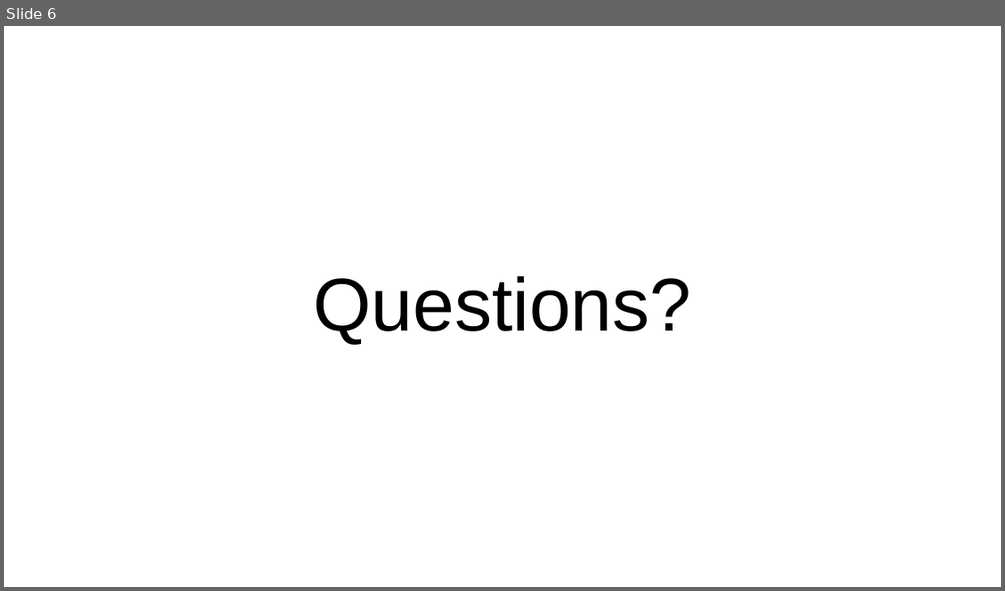
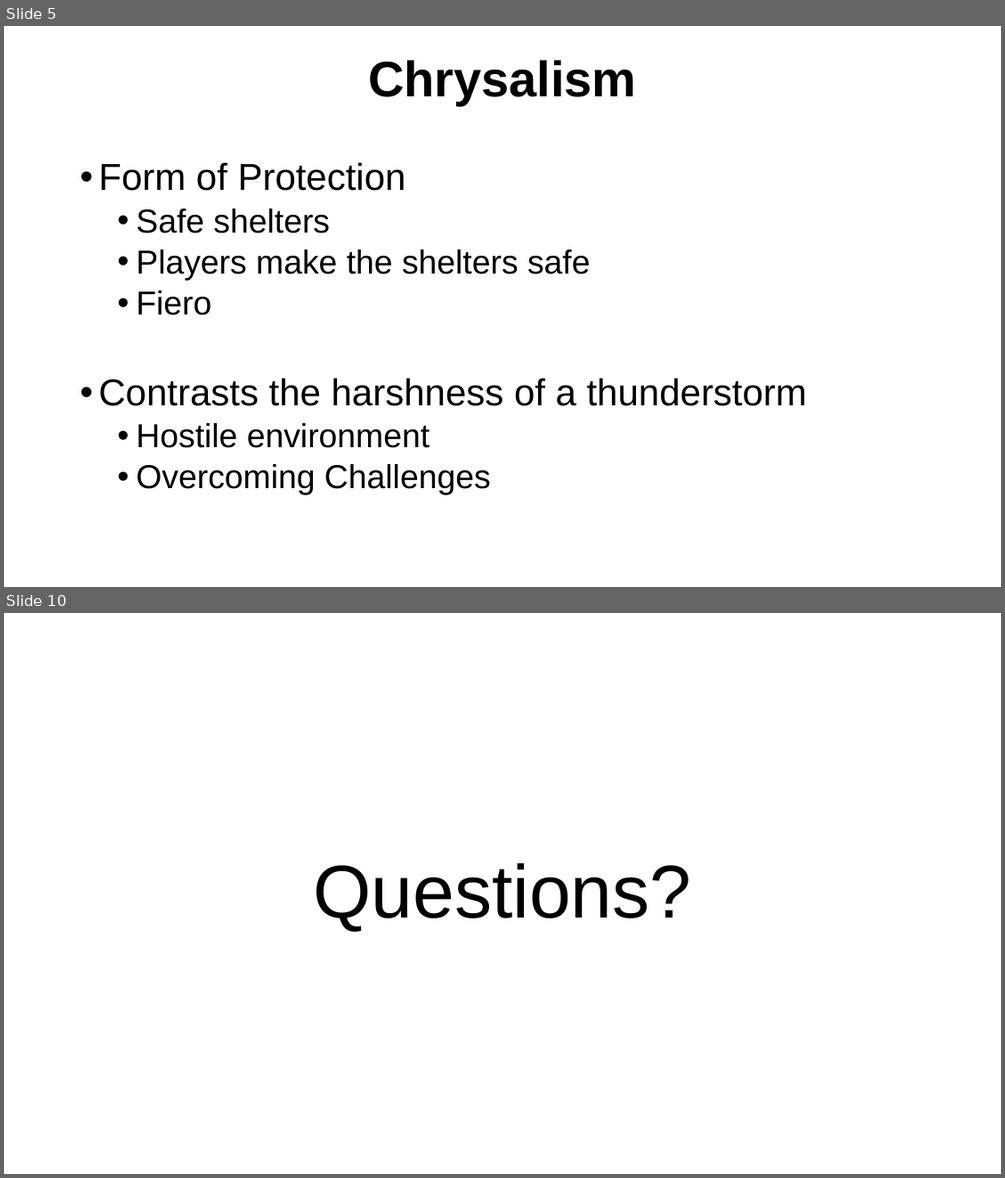
Before and after one commit to UoSGamesGroups/first-semester-group-1, a slide deck: L4_5 - Group 1/Research/Group 1 Presentation.pptx. Shown one above the other, each under a label of ours: slide 6 before the commit, slides 5 and 10 after it; the slides between them are not shown. The pictures are 1005x591 and 1005x1178 pixels, drawn with LibreOffice and Linux fonts; fonts in the diff are those of the drawing. Boxes give left, top, right and bottom in pixels: in the first picture for what was removed or moved away, otherwise in the second. Text is boxed around its words. In the diff, an @@ line names an element or a change of style, - is before the commit and + after.

```diff
--- a/L4_5 - Group 1/Research/Group 1 Presentation.pptx
+++ b/L4_5 - Group 1/Research/Group 1 Presentation.pptx
@@ slide 5 added at bbox=[4, 26, 1001, 587], background #FFFFFF @@
@@ title added at bbox=[368, 60, 637, 104], 48 pt, text #000000, bold @@
+Chrysalism
@@ text added at bbox=[98, 162, 807, 495], 32 pt, text #000000 @@
+• Form of Protection
+  • Safe shelters
+  • Players make the shelters safe
+  • Fiero
+• Contrasts the harshness of a thunderstorm
+  • Hostile environment
+  • Overcoming Challenges
@@ what was slide 6 is now slide 10 @@
```
Also in this commit, not shown: 3 slides changed, 5 other slides added, 2 slides removed.
